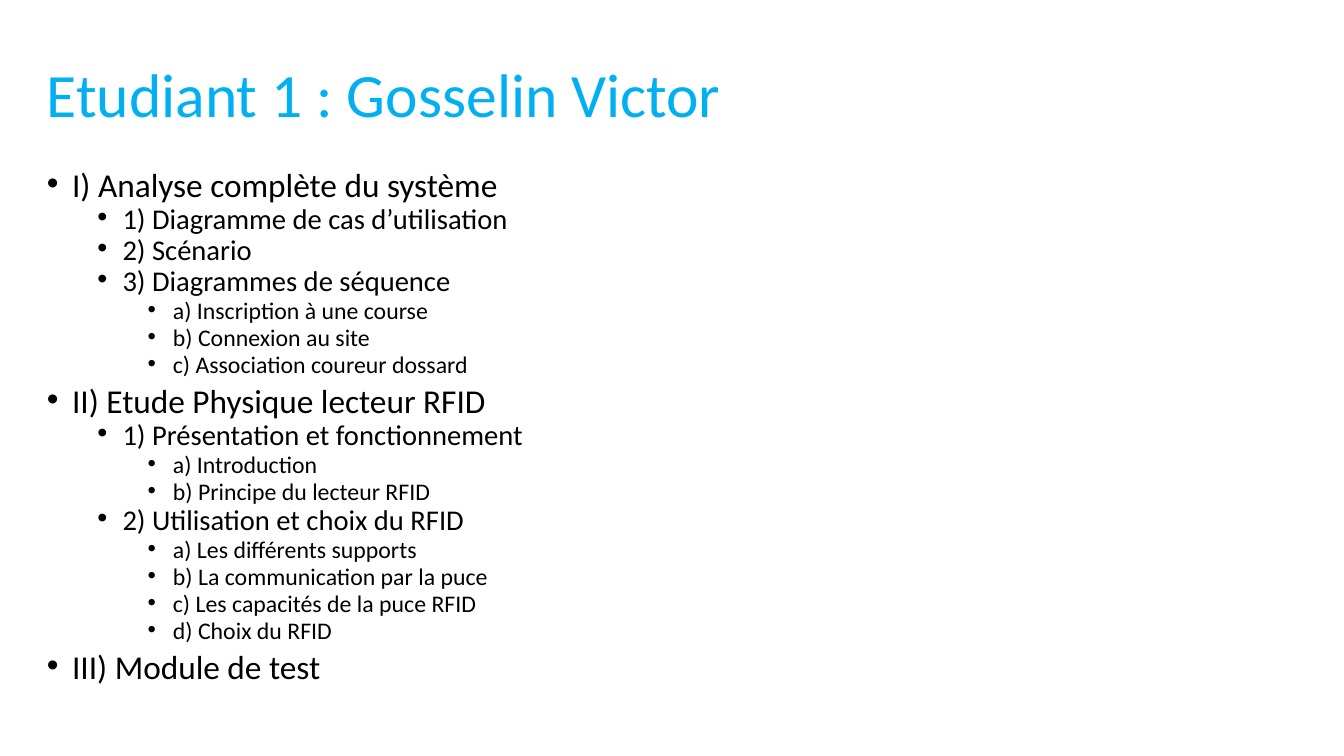
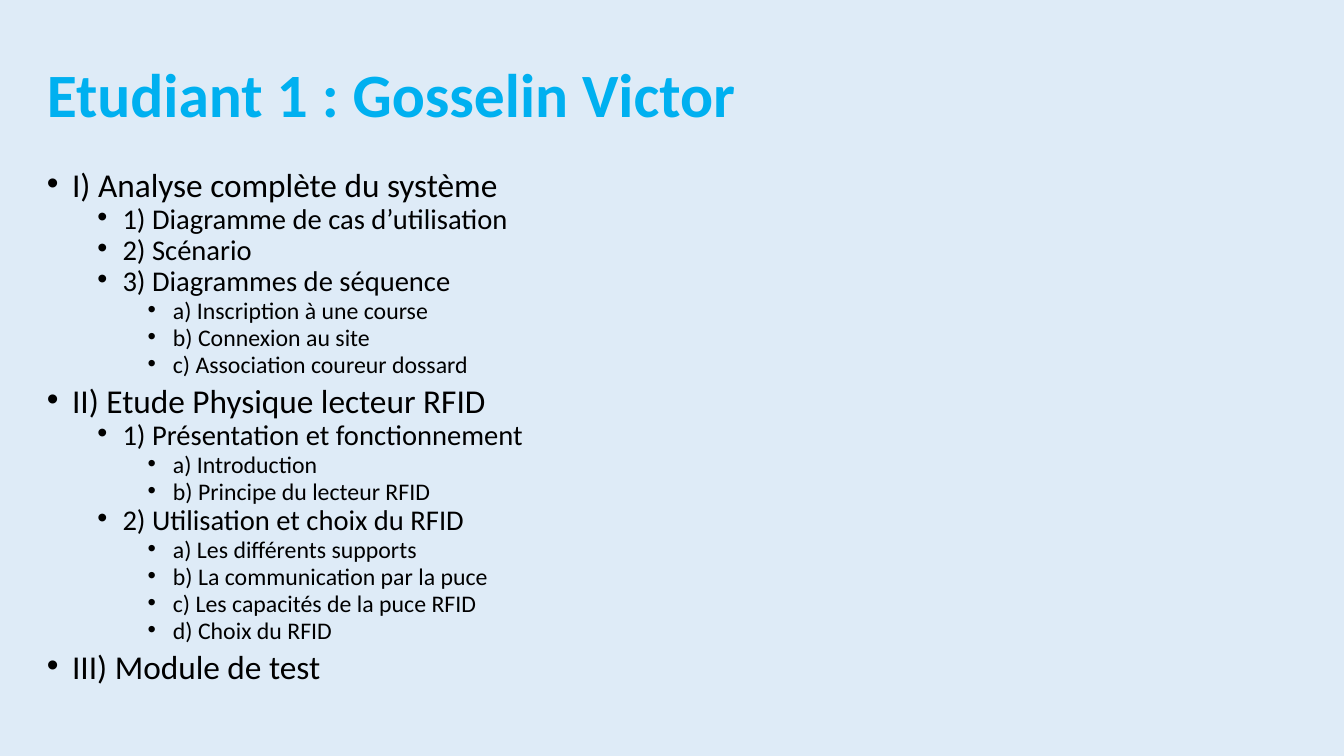
Before and after one commit to Maja2308/Projet_Cross, a slide deck: slide 7 of Diagrammes Communs/Presentation_Revue0.pptx. Drawn at 1344x756 pixels with LibreOffice and Linux fonts; fonts in the diff are those of the drawing. Boxes give left, top, right and bottom in pixels: in the first picture for what was removed or moved away, otherwise in the second. Text is boxed around its words. In the diff, an @@ line names an element or a change of style, - is before the commit and + after.

```diff
--- a/Diagrammes Communs/Presentation_Revue0.pptx
+++ b/Diagrammes Communs/Presentation_Revue0.pptx
@@ background #FFFFFF to #DEEBF7 @@
@@ title "Etudiant 1 : Gosselin Victor" at (47,73,735,118): bold on @@
```
Also in this commit, not shown: 25 other slides changed, 5 slides added, 1 slide removed, 2 other files.
